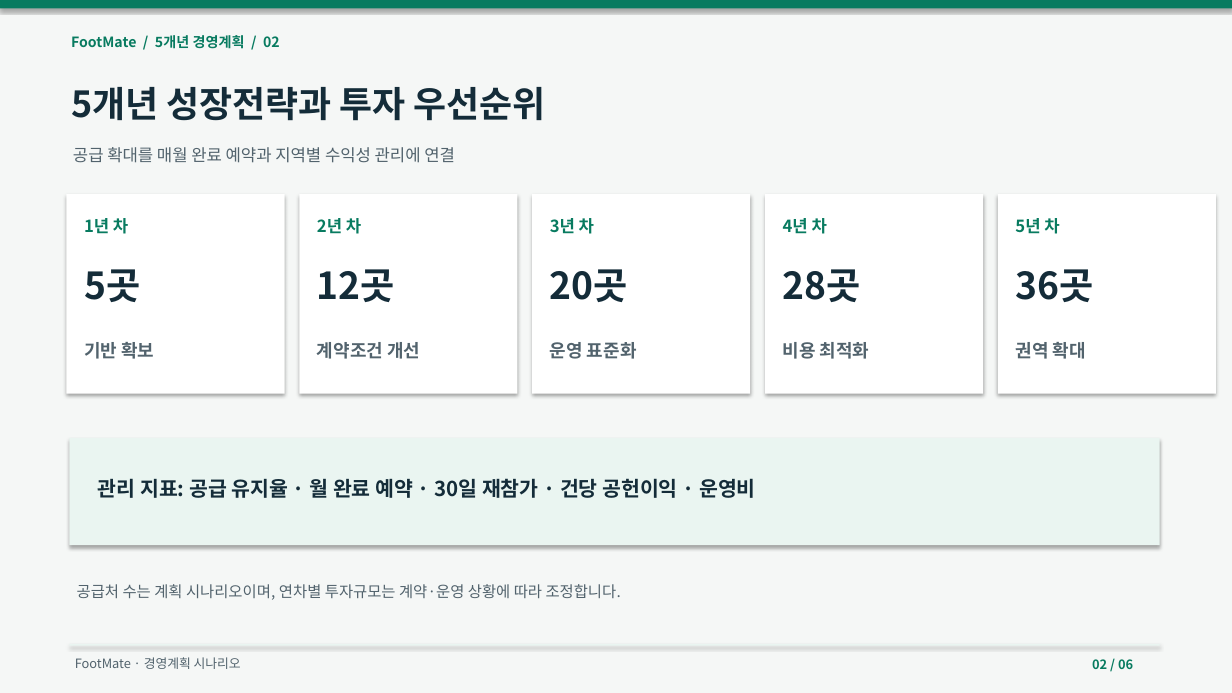
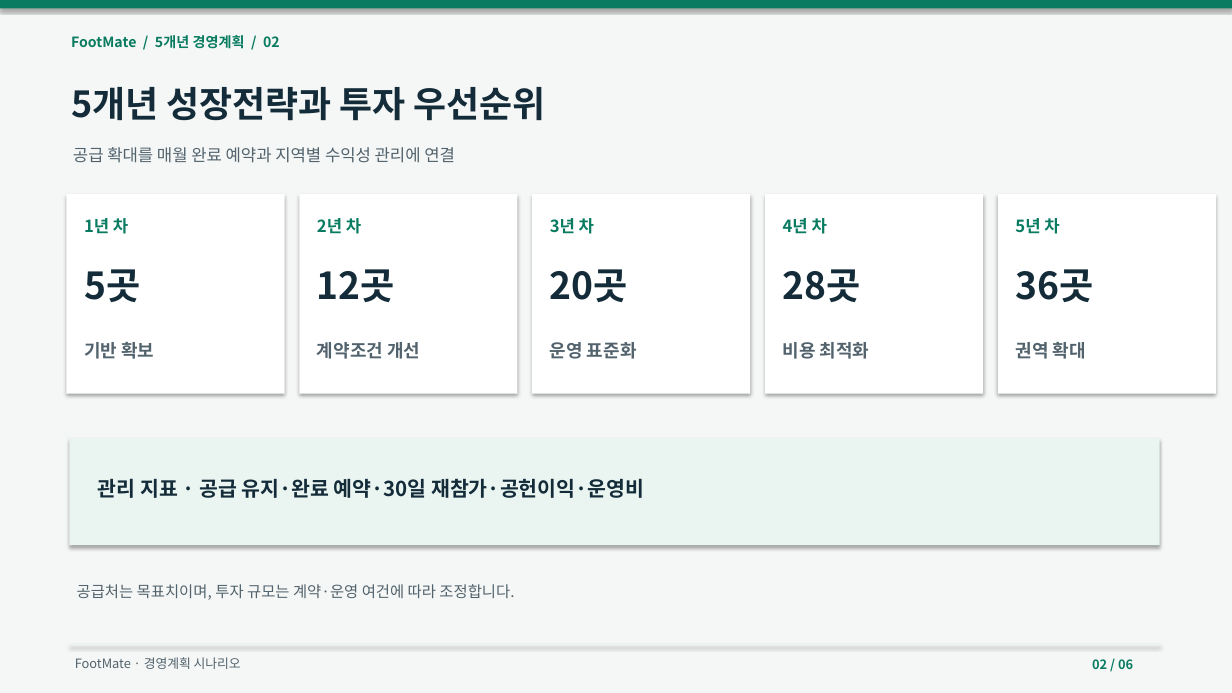
Before and after one commit to dohyunkimmm/footmate, a slide deck: slide 2 of src/case-study/downloads/footmate_5year_strategy.pptx. Drawn at 1232x693 pixels with LibreOffice and Linux fonts; fonts in the diff are those of the drawing. Boxes give left, top, right and bottom in pixels: in the first picture for what was removed or moved away, otherwise in the second. Text is boxed around its words. In the diff, an @@ line names an element or a change of style, - is before the commit and + after.

```diff
--- a/src/case-study/downloads/footmate_5year_strategy.pptx
+++ b/src/case-study/downloads/footmate_5year_strategy.pptx
@@ text at (x1=98, y1=478, x2=644, y2=498): text changed @@
-관리 지표: 공급 유지율 · 월 완료 예약 · 30일 재참가 · 건당 공헌이익 · 운영비
+관리 지표 · 공급 유지·완료 예약·30일 재참가·공헌이익·운영비
@@ text at (x1=77, y1=584, x2=514, y2=600): text changed @@
-공급처 수는 계획 시나리오이며, 연차별 투자규모는 계약·운영 상황에 따라 조정합니다.
+공급처는 목표치이며, 투자 규모는 계약·운영 여건에 따라 조정합니다.
```
Also in this commit, not shown: 5 other slides changed, 8 other files.
